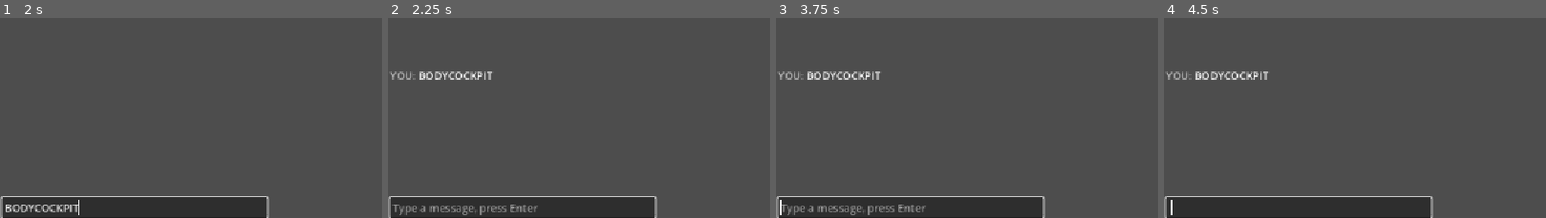
Above: before the commit, frames 1-4 (left to right).
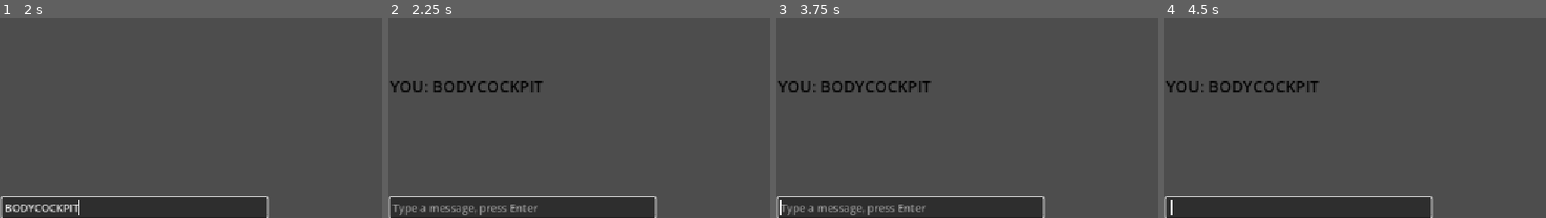
Above: after the commit, the same moments.

Repository: Milkprovidescalcium/game-jam-2026
Game: Godot game, scene res://scenes/ground_control/ground_control.tscn
Two runs of this game, one before a commit and one after it. Both use one fixed random seed, a clock stepped at 60 frames per second and the inputs below. This scene is started directly instead of the project's main scene.
Inputs (mouse positions are % of the whole screen's width and height, from its top left):
- Up to frame 1 (2 s): click (18, 97) at 0.52 s; type "BODY" at 0.6 s; type "COCKPIT" at 1.25 s
- Up to frame 2 (2.25 s): tap Enter at 2 s; move the mouse to (72, 41) at 2.02 s; click (72, 41) at 2.17 s
- Up to frame 3 (3.75 s): tap Space at 2.75 s; move the mouse to (30, 52) at 2.77 s; click (30, 52) at 2.92 s; tap Enter at 3.5 s; move the mouse to (60, 23) at 3.52 s; click (60, 23) at 3.67 s
- Up to frame 4 (4.5 s): tap Space at 4.25 s; move the mouse to (45, 68) at 4.27 s; click (45, 68) at 4.42 s
The pictures show only the part of the screen within x 0-50%, y 50-100%; the shares and areas given below are measured in that part.

Frame 1 is identical in both runs. In frame 2, 1.7% of the frame differs, in the area x 0-41%, y 26-38%; in frame 3, 1.7%; in frame 4, 1.7%.

Commit message:
changed fontsize of chat

Diff:
--- a/scenes/chat/chat.tscn
+++ b/scenes/chat/chat.tscn
@@ -12,6 +12,11 @@
 [node name="MessageLog" type="RichTextLabel" parent="." unique_id=1429952987]
 layout_mode = 2
 size_flags_vertical = 3
+theme_override_font_sizes/normal_font_size = 24
+theme_override_font_sizes/bold_font_size = 24
+theme_override_font_sizes/bold_italics_font_size = 24
+theme_override_font_sizes/italics_font_size = 24
+theme_override_font_sizes/mono_font_size = 24
 bbcode_enabled = true
 text = "
 "
@@ -19,6 +24,7 @@
 
 [node name="Input" type="LineEdit" parent="." unique_id=900526223]
 layout_mode = 2
+theme_override_font_sizes/font_size = 16
 placeholder_text = "Type a message, press Enter"
 max_length = 80
 context_menu_enabled = false
--- a/scenes/chat/chat_box.gd
+++ b/scenes/chat/chat_box.gd
@@ -9,7 +9,7 @@
 	if text.strip_edges() == "":
 		return
 	ShipNet.send_message(text)
-	_add("[color=gray]YOU:[/color] %s" % text)
+	_add("[color=black]YOU:[/color] [color=black]%s[/color]" % text)
 
 func _on_submit(text: String) -> void:
 	send(text)
--- a/scenes/ground_control/instructions_node.gd
+++ b/scenes/ground_control/instructions_node.gd
@@ -18,7 +18,7 @@
 @onready var audio_player: AudioStreamPlayer = AudioStreamPlayer.new()
 
 var paper_sound = preload("res://audio/sfx/picking up paper.mp3")
-var paper_putdown = preload("res://audio/sfx/paper put down.mp3")
+var paper_putdown = preload("res://audio/sfx/paper put down(1).mp3")
 
 
 
Not shown, added: audio/sfx/paper put down(1).mp3.import
Not shown, added: audio/sfx/paper put down(1).mp3
